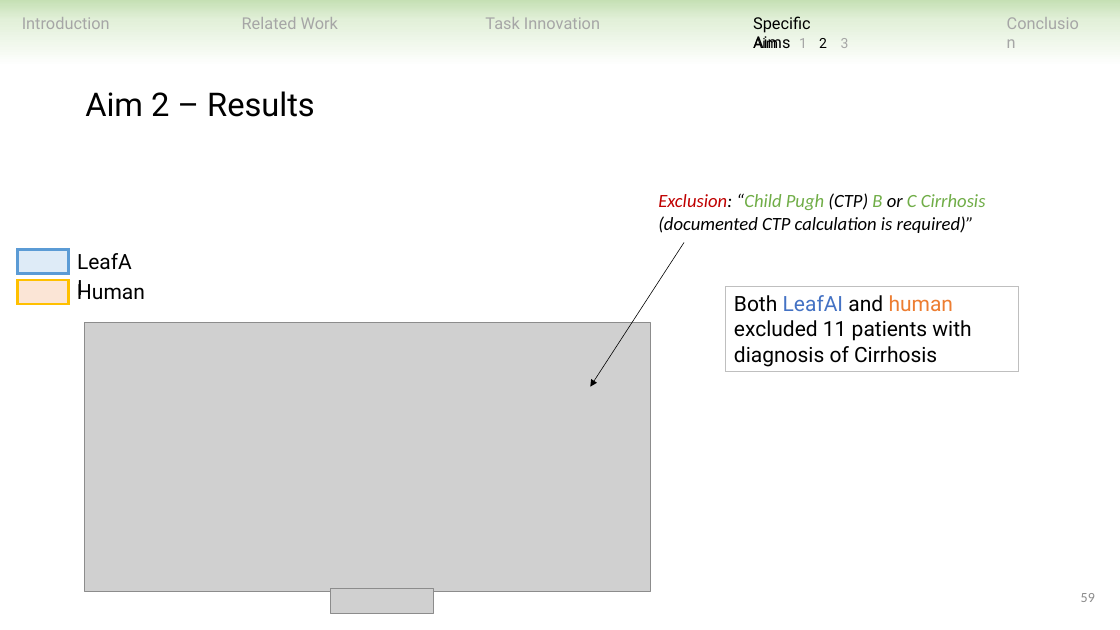
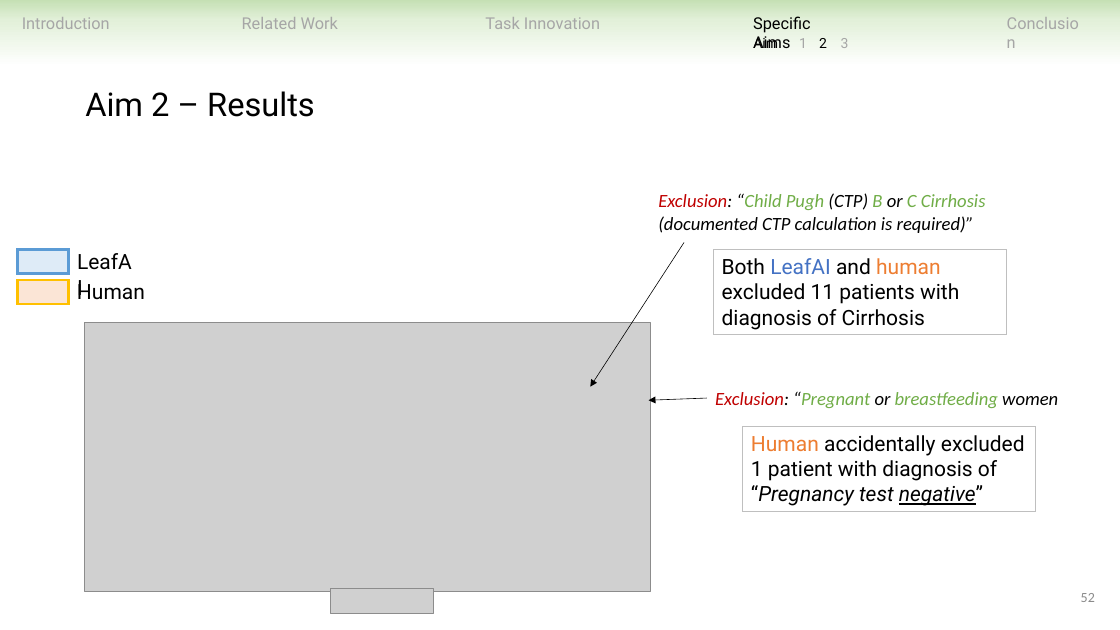
Before and after one commit to ndobb/dissertation, a slide deck: slide 52 of 4_general_exam/presentation/nic_dobbins_general_exam.pptx (slide 59 before the commit). Drawn at 1120x630 pixels with LibreOffice and Linux fonts; fonts in the diff are those of the drawing; grey boxes stand for pictures. Boxes give left, top, right and bottom in pixels: in the first picture for what was removed or moved away, otherwise in the second. Text is boxed around its words. In the diff, an @@ line names an element or a change of style, - is before the commit and + after.

```diff
--- a/4_general_exam/presentation/nic_dobbins_general_exam.pptx
+++ b/4_general_exam/presentation/nic_dobbins_general_exam.pptx
@@ rectangle "Both LeafAI and human excluded ...": place and size @@
-rectangle "Both LeafAI and human excluded ..." at (726,287,1019,371)
+rectangle "Both LeafAI and human excluded ..." at (713,250,1007,334)
@@ arrow added from (707, 398) to (649, 400), #000000 0.5 pt @@
@@ text added at (715,391,1058,408), 16 pt, text #70AD47, italic @@
+Exclusion: “Pregnant or breastfeeding women
@@ rectangle added at (743,427,1036,512), outline #BFBFBF 0.75 pt, 18 pt, text #000000 @@
+Human accidentally excluded 1 patient with diagnosis of “Pregnancy test negative”
@@ page number at (1081,593,1095,602): text changed @@
-59
+52
```
Also in this commit, not shown: 21 other slides changed, 3 slides added, 1 slide removed.
